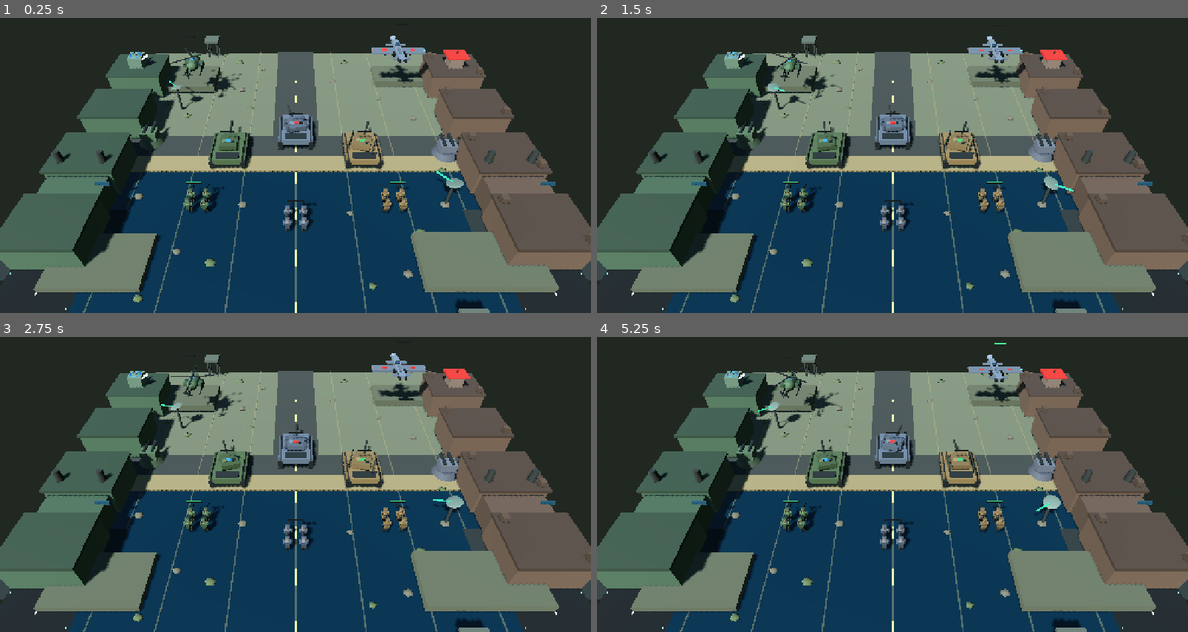
Above: before the commit, frames 1-4 (two rows, left to right).
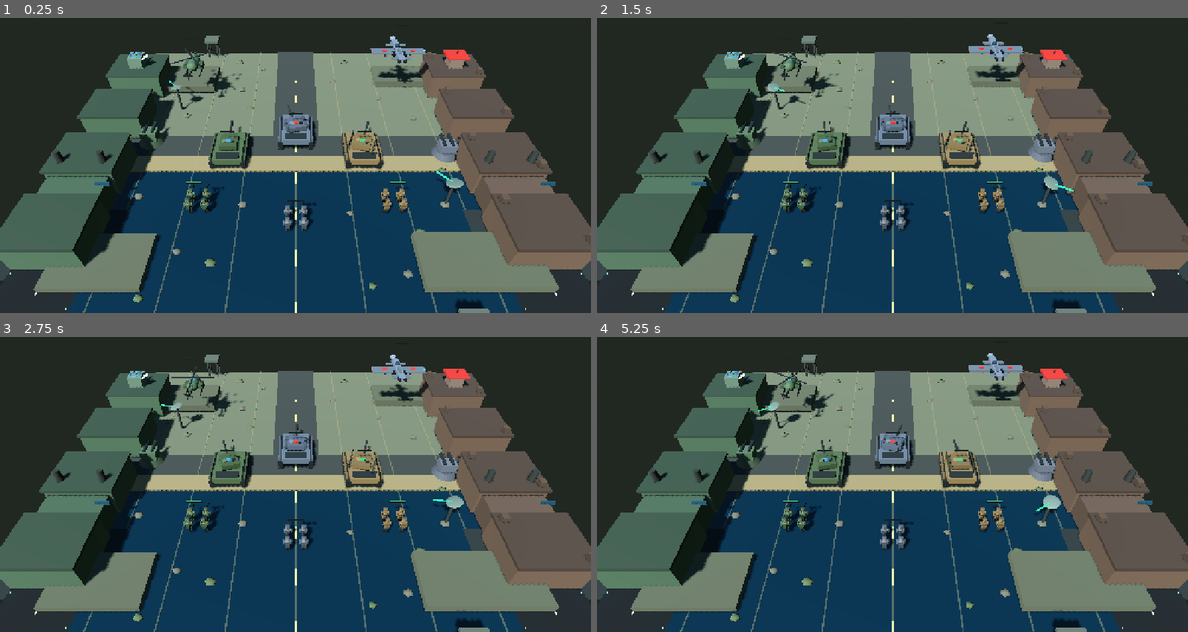
Above: after the commit, the same moments.

Repository: Jamalalbaroty/storm-generals-mobil
Game: Godot game, scene res://prototype_3d/battlefield_3d.tscn
Same seed, same stepped clock (60 frames per second), same inputs: the game is played once before the commit and once after it. This scene is started directly instead of the project's main scene.
Inputs (mouse positions are in pixels of both pictures, inside the frame that each line leads up to):
- Up to frame 1 (0.25 s): no input
- Up to frame 2 (1.5 s): move the mouse to (1022, 130) at 0.52 s; click (1022, 130) at 0.67 s; drag from (774, 162) to (862, 212) at 1.27 s
- Up to frame 3 (2.75 s): move the mouse to (354, 393) at 2.02 s; click (354, 393) at 2.17 s
- Up to frame 4 (5.25 s): drag from (862, 531) to (715, 416) at 2.77 s; move the mouse to (1069, 516) at 3.52 s; click (1069, 516) at 3.67 s; drag from (715, 416) to (803, 384) at 4.27 s; move the mouse to (922, 466) at 5.02 s; click (922, 466) at 5.17 s

The runs differ from the first frame. In frame 1, 0.2% of the frame differs, in the area x 29-73%, y 6-27%; in frame 2, 0.6%; in frame 3, 0.6%; in frame 4, 0.6%, in the area x 29-73%, y 2-27%.

Commit message:
Guard optional gameplay visual target metadata reads

Diff:
--- a/prototype_3d/battlefield_3d.gd
+++ b/prototype_3d/battlefield_3d.gd
@@ -863,7 +863,9 @@
 		if not is_instance_valid(unit_variant):
 			continue
 		var unit := unit_variant as Node3D
-		var target_variant = unit.get_meta("gameplay_visual_target", unit.global_position)
+		var target_variant: Variant = unit.global_position
+		if unit.has_meta("gameplay_visual_target"):
+			target_variant = unit.get_meta("gameplay_visual_target")
 		var aircraft_kind := String(unit.get_meta("gameplay_unit_kind", unit.get_meta("unit_type", "")))
 		var is_aircraft := aircraft_kind in ["fighter", "helicopter", "transport_helicopter"]
 		var horizontal_travel := 0.0
@@ -3882,7 +3884,9 @@
 				part.rotation.y = lerpf(part.rotation.y, idle_scan, clampf(delta * 2.8, 0.0, 1.0))
 		var desired_gait := 0.0
 		if is_instance_valid(squad):
-			var visual_target = squad.get_meta("gameplay_visual_target", null)
+			var visual_target: Variant = null
+			if squad.has_meta("gameplay_visual_target"):
+				visual_target = squad.get_meta("gameplay_visual_target")
 			if visual_target is Vector3:
 				var remaining_motion := Vector2(visual_target.x - squad.global_position.x, visual_target.z - squad.global_position.z).length()
 				desired_gait = clampf((remaining_motion - 0.025) / 0.22, 0.0, 1.0)
